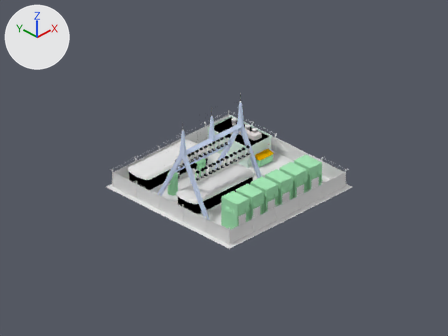
The Blender file trunk/data/models/SubStation-1.blend: old version first, new version second.
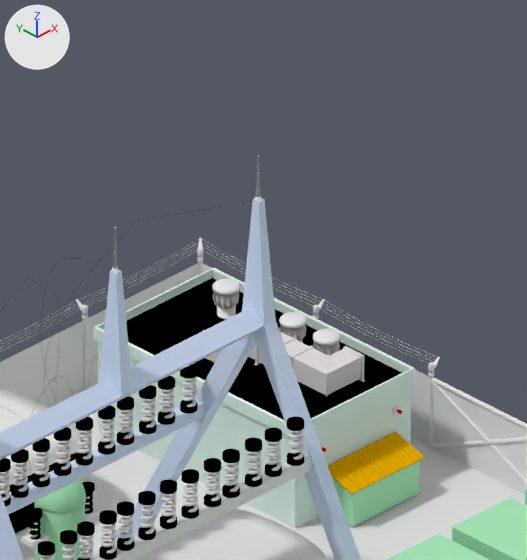
Each version appears first from the file's camera 'Camera.001', and next in a close-up on the part from 42% to 66% of the width and 18% to 52% of the height. Arrows for +X, +Y and +Z are at upper left; the lights stay in place.
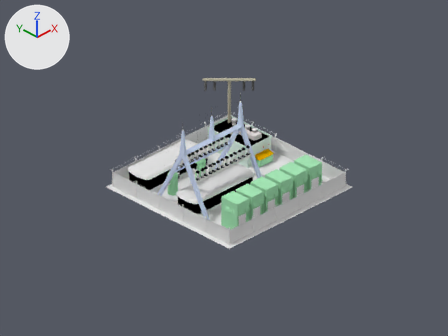
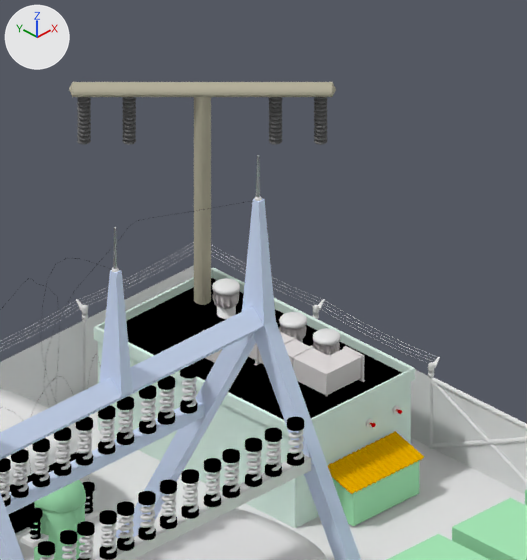
Boxes (x1, y1, x2, y2) around the edits, measured in the close-ups (527 x 560 px):
'Strommast', added: after (69, 82, 336, 305)
'Isolator.003', added: after (77, 97, 91, 145)
'Isolator.004', added: after (122, 97, 136, 145)
'Isolator.001', added: after (269, 97, 282, 145)
'Isolator.002', added: after (314, 97, 327, 145)

What changed in the scene script:
```text
Add mat_material_001:
    mat_material_001 = diffuse_material('Material.001')
    mat_material_001.base_color = (0.157, 0.157, 0.157)  # dark grey #6e6e6e
Add mat_material_010:
    mat_material_010 = diffuse_material('Material.010')
    mat_material_010.base_color = (0.47, 0.442, 0.336)  # grey #b6b19d
Add me_cylinder_148:
    me_cylinder_148.from_pydata(...)  # 408 vertices, 576 faces; spans x -4.0..4.0, y -4.0..4.0, z -12.2..12.2
    me_cylinder_148.materials.append(mat_material_001)  # dark grey #6e6e6e
Add me_cylinder_149:
    me_cylinder_149.from_pydata(...)  # 100 vertices, 128 faces; spans x -0.87..0.87, y -0.08..0.08, z -1.19..1.19
    me_cylinder_149.materials.append(mat_material_010)  # grey #b6b19d
Add me_cylinder_147:
    me_cylinder_147.from_pydata(...)  # 408 vertices, 576 faces; spans x -4.0..4.0, y -4.0..4.0, z -12.2..12.2
    me_cylinder_147.materials.append(mat_material_001)  # dark grey #6e6e6e
Add me_cylinder_146:
    me_cylinder_146.from_pydata(...)  # 408 vertices, 576 faces; spans x -4.0..4.0, y -4.0..4.0, z -12.2..12.2
    me_cylinder_146.materials.append(mat_material_001)  # dark grey #6e6e6e
Add me_cylinder_145:
    me_cylinder_145.from_pydata(...)  # 408 vertices, 576 faces; spans x -4.0..4.0, y -4.0..4.0, z -12.2..12.2
    me_cylinder_145.materials.append(mat_material_001)  # dark grey #6e6e6e
Add ob_isolator_004:
    ob_isolator_004 = bpy.data.objects.new('Isolator.004', me_cylinder_148)
    ob_isolator_004.parent = ob_strommast
    ob_isolator_004.matrix_parent_inverse = Matrix(((0.403, -0.403, 0.0, 0.00676), (0.403, 0.403, 0.0, -8.042), (0.0, 0.0, 0.569, -1.157), (0.0, 0.0, 0.0, 1.0)))
    ob_isolator_004.location = (9.392, 10.6, 3.664)
    ob_isolator_004.rotation_euler = (0.0, 0.0, -8.639)  # degrees (0, 0, 225)
    ob_isolator_004.scale = (0.0196, 0.0196, 0.0273)
Add ob_strommast:
    ob_strommast = bpy.data.objects.new('Strommast', me_cylinder_149)
    ob_strommast.location = (3.71, 3.72, 2.03)
    ob_strommast.rotation_euler = (0.0, 0.0, -7.069)  # degrees (0, 0, 315)
    ob_strommast.scale = (1.76, 1.76, 1.76)
Add ob_isolator_003:
    ob_isolator_003 = bpy.data.objects.new('Isolator.003', me_cylinder_147)
    ob_isolator_003.parent = ob_strommast
    ob_isolator_003.matrix_parent_inverse = Matrix(((0.403, -0.403, 0.0, 0.00676), (0.403, 0.403, 0.0, -8.042), (0.0, 0.0, 0.569, -1.157), (0.0, 0.0, 0.0, 1.0)))
    ob_isolator_003.location = (9.024, 10.96, 3.664)
    ob_isolator_003.rotation_euler = (0.0, 0.0, -8.639)  # degrees (0, 0, 225)
    ob_isolator_003.scale = (0.0196, 0.0196, 0.0273)
Add ob_isolator_002:
    ob_isolator_002 = bpy.data.objects.new('Isolator.002', me_cylinder_146)
    ob_isolator_002.parent = ob_strommast
    ob_isolator_002.matrix_parent_inverse = Matrix(((0.403, -0.403, 0.0, 0.00676), (0.403, 0.403, 0.0, -8.042), (0.0, 0.0, 0.569, -1.157), (0.0, 0.0, 0.0, 1.0)))
    ob_isolator_002.location = (10.95, 9.041, 3.664)
    ob_isolator_002.rotation_euler = (0.0, 0.0, -8.639)  # degrees (0, 0, 225)
    ob_isolator_002.scale = (0.0196, 0.0196, 0.0273)
Add ob_isolator_001:
    ob_isolator_001 = bpy.data.objects.new('Isolator.001', me_cylinder_145)
    ob_isolator_001.parent = ob_strommast
    ob_isolator_001.matrix_parent_inverse = Matrix(((0.403, -0.403, 0.0, 0.00676), (0.403, 0.403, 0.0, -8.042), (0.0, 0.0, 0.569, -1.157), (0.0, 0.0, 0.0, 1.0)))
    ob_isolator_001.location = (10.58, 9.408, 3.664)
    ob_isolator_001.rotation_euler = (0.0, 0.0, -8.639)  # degrees (0, 0, 225)
    ob_isolator_001.scale = (0.0196, 0.0196, 0.0273)
```
